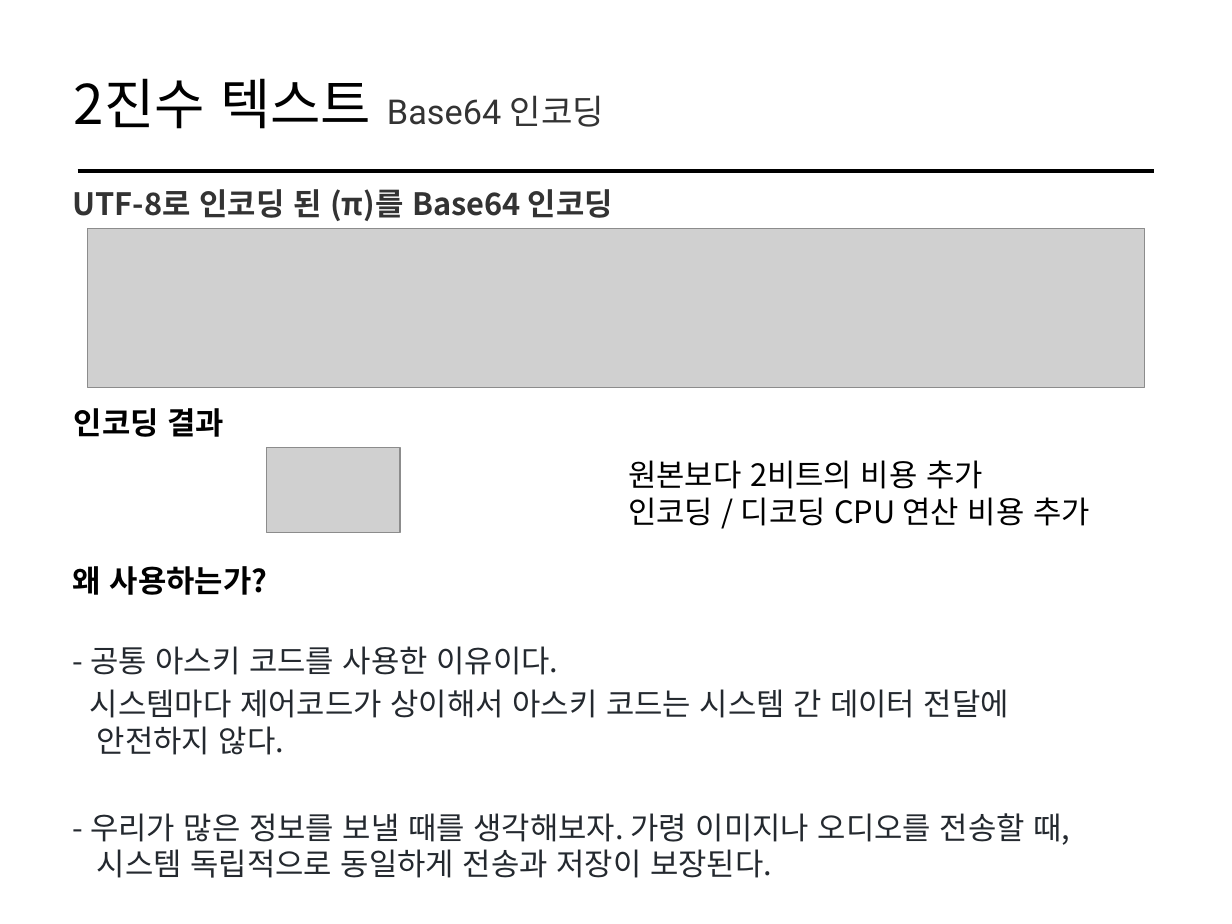
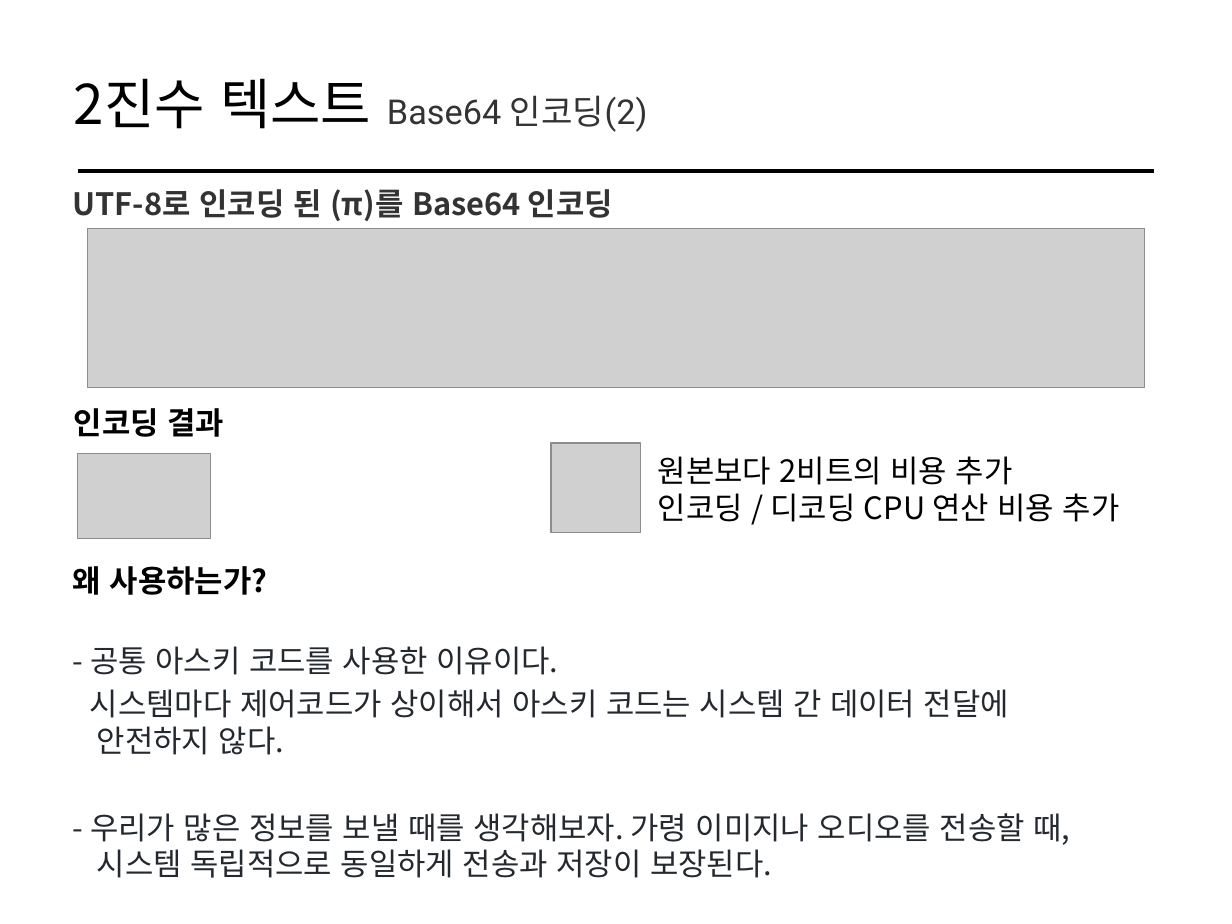
Before and after one commit to cs-study-org/cs-study, a slide deck: slide 11 of 01/yongki/LanguageSystem.pptx (slide 9 before the commit). Drawn at 1232x924 pixels with LibreOffice and Linux fonts; fonts in the diff are those of the drawing; grey boxes stand for pictures. Boxes give left, top, right and bottom in pixels: in the first picture for what was removed or moved away, otherwise in the second. Text is boxed around its words. In the diff, an @@ line names an element or a change of style, - is before the commit and + after.

```diff
--- a/01/yongki/LanguageSystem.pptx
+++ b/01/yongki/LanguageSystem.pptx
@@ text at [74, 78, 648, 132]: text changed @@
-2진수 텍스트 Base64 인코딩
+2진수 텍스트 Base64 인코딩(2)
@@ picture added at [551, 444, 639, 532] @@
@@ text "원본보다 2비트의 비용 추가": place and size @@
-text "원본보다 2비트의 비용 추가" at [628, 460, 1090, 526]
+text "원본보다 2비트의 비용 추가" at [658, 456, 1120, 522]
@@ picture: place and size @@
-picture at [267, 447, 400, 532]
+picture at [78, 453, 211, 538]
```
Also in this commit, not shown: 1 other slide changed, 2 slides added.
